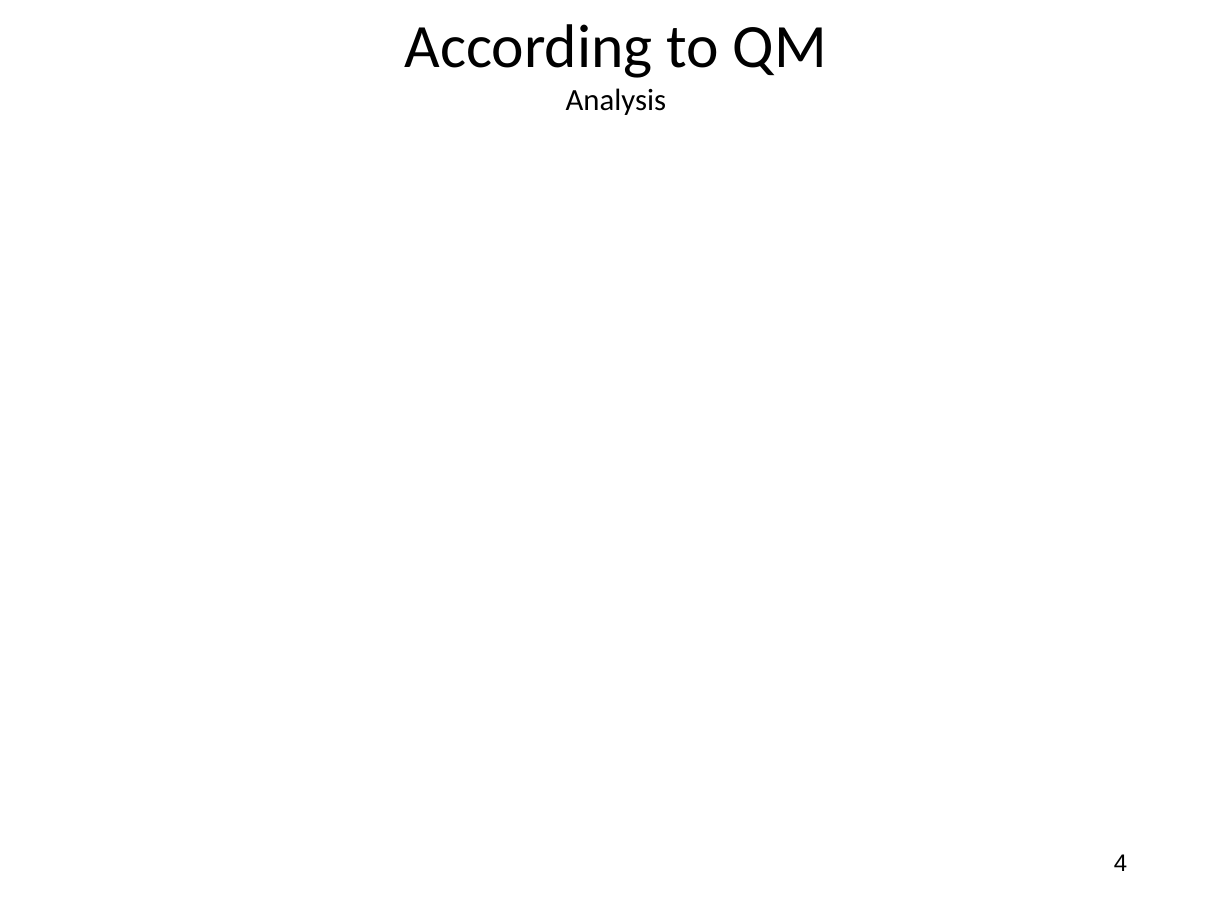
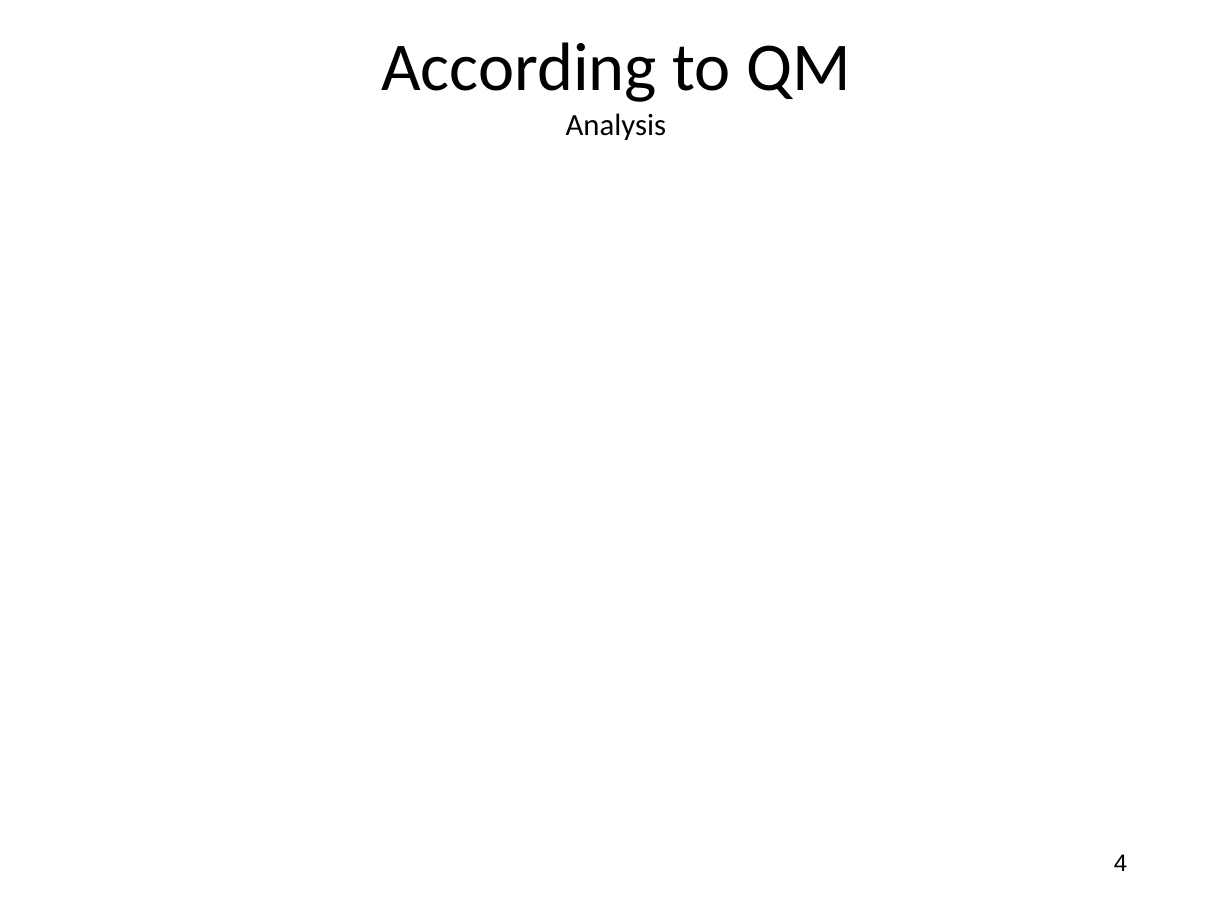
Before and after one commit to jlmucb/class_notes, a slide deck: slide 4 of BerkeleyClass/CS290Spring2013/Lectures/QC.pptx. Drawn at 1232x924 pixels with LibreOffice and Linux fonts; fonts in the diff are those of the drawing; grey boxes stand for pictures. Boxes give left, top, right and bottom in pixels: in the first picture for what was removed or moved away, otherwise in the second. Text is boxed around its words. In the diff, an @@ line names an element or a change of style, - is before the commit and + after.

```diff
--- a/BerkeleyClass/CS290Spring2013/Lectures/QC.pptx
+++ b/BerkeleyClass/CS290Spring2013/Lectures/QC.pptx
@@ title "According to QM Analysis": place and size @@
-title "According to QM Analysis" at box(405, 24, 827, 115)
+title "According to QM Analysis" at box(381, 42, 850, 140)
@@ title "According to QM Analysis" at box(381, 42, 850, 140): size 36 to 40 pt in "According to QM" @@
```
Also in this commit, not shown: 34 other slides changed, 1 slide added.
